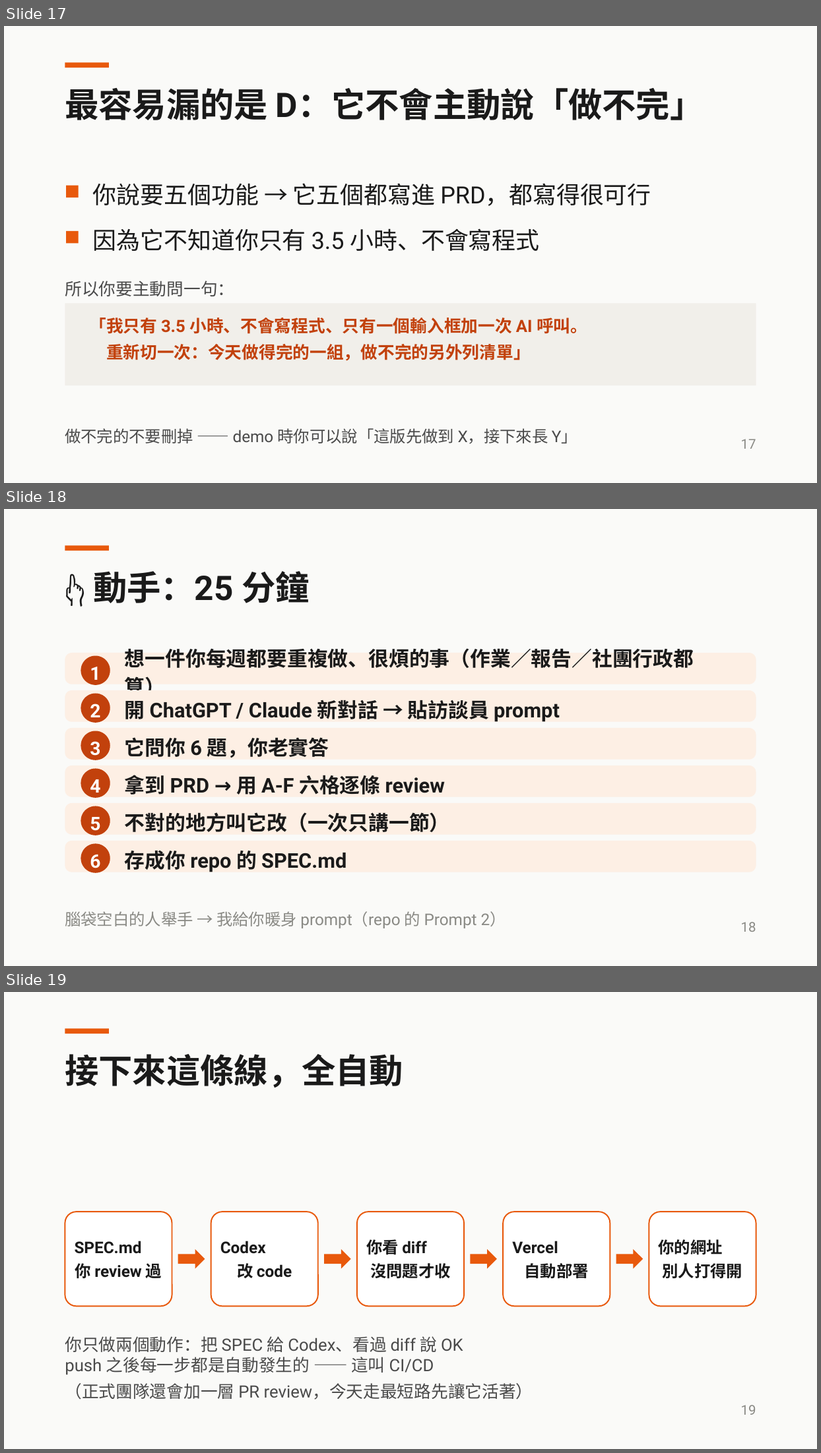
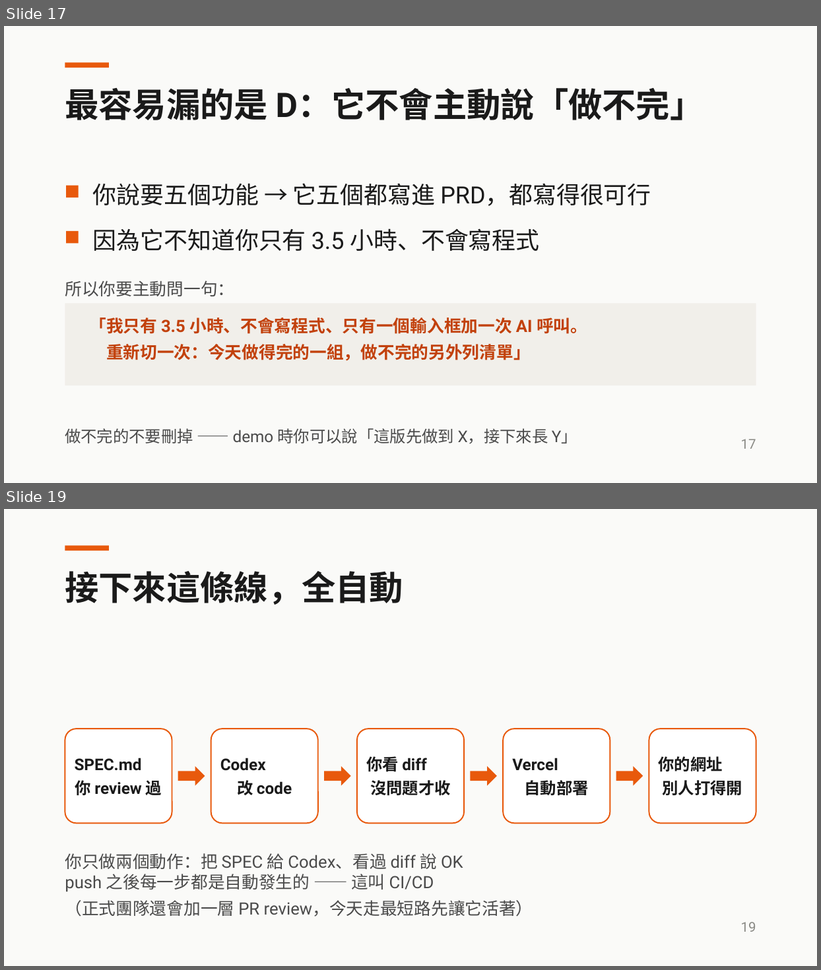
Before and after one commit to aaron20010920/unext-ai-dev-workshop, a slide deck: slides/2026-08-13-AI開發實戰.pptx. Shown one above the other, each under a label of ours: slides 17, 18 and 19 before the commit, slides 17 and 19 after it; the slides between them are not shown. The pictures are 821x1453 and 821x970 pixels, drawn with LibreOffice and Linux fonts; fonts in the diff are those of the drawing. Boxes give left, top, right and bottom in pixels: in the first picture for what was removed or moved away, otherwise in the second. Text is boxed around its words. In the diff, an @@ line names an element or a change of style, - is before the commit and + after.

```diff
--- a/slides/2026-08-13-AI開發實戰.pptx
+++ b/slides/2026-08-13-AI開發實戰.pptx
@@ slide 18 removed at <box>4,509,817,966</box>, background #FAFAF8 @@
@@ rectangle removed at <box>65,545,109,551</box> @@
@@ text removed at <box>93,571,310,603</box> @@
-👆 動手：25 分鐘
@@ rounded rectangle removed at <box>65,653,756,685</box> @@
@@ ellipse removed at <box>81,656,110,685</box> @@
-1
@@ text removed at <box>125,648,694,691</box> @@
-想一件你每週都要重複做、很煩的事（作業／報告／社團行政都算）
@@ rounded rectangle removed at <box>65,691,756,722</box> @@
@@ ellipse removed at <box>81,693,110,722</box> @@
-2
@@ text removed at <box>125,700,560,722</box> @@
-開 ChatGPT / Claude 新對話 → 貼訪談員 prompt
@@ rounded rectangle removed at <box>65,728,756,760</box> @@
@@ ellipse removed at <box>81,731,110,760</box> @@
-3
@@ text removed at <box>125,737,329,758</box> @@
-它問你 6 題，你老實答
@@ rounded rectangle removed at <box>65,766,756,797</box> @@
@@ ellipse removed at <box>81,769,110,798</box> @@
-4
@@ text removed at <box>125,775,445,795</box> @@
-拿到 PRD → 用 A-F 六格逐條 review
@@ rounded rectangle removed at <box>65,803,756,835</box> @@
@@ ellipse removed at <box>81,807,110,836</box> @@
-5
@@ text removed at <box>125,813,450,832</box> @@
-不對的地方叫它改（一次只講一節）
@@ rounded rectangle removed at <box>65,841,756,873</box> @@
@@ ellipse removed at <box>81,844,110,873</box> @@
-6
@@ text removed at <box>125,850,347,873</box> @@
-存成你 repo 的 SPEC.md
@@ text removed at <box>65,912,506,929</box> @@
-腦袋空白的人舉手 → 我給你暖身 prompt（repo 的 Prompt 2）
@@ text removed at <box>741,922,756,932</box> @@
-18
```
Also in this commit, not shown: 1 slide added, 3 other files.
